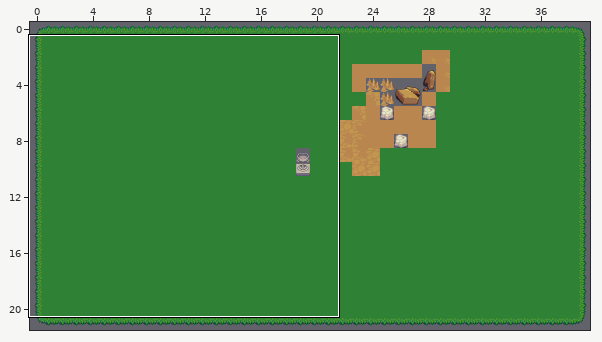
Tiled map -- core/assets/maps/Test.tmx. Above, an overview of the earlier version with the close-up marked.
Close-up. First the earlier version:
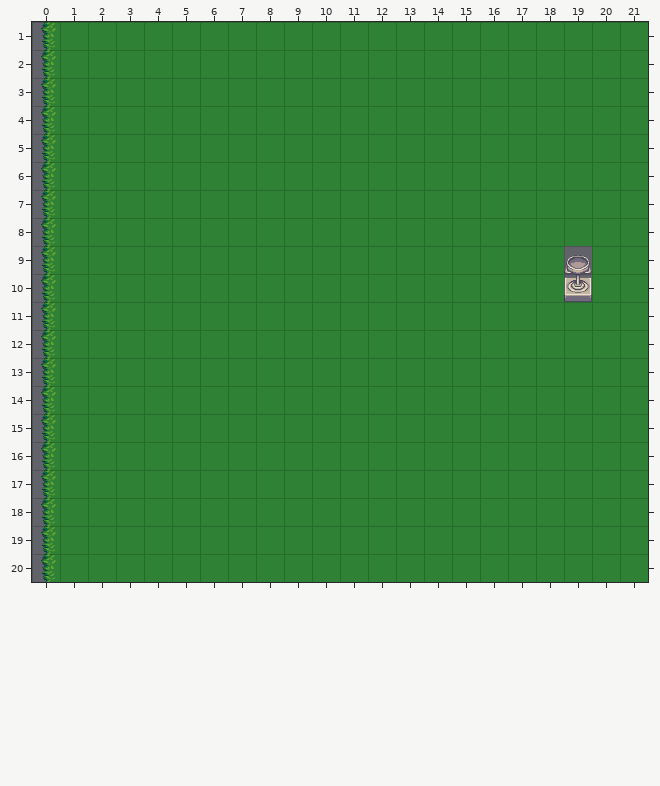
Cells are 32x32 px. Shown: x 0..21, y 1..20. The commit also changed other parts of the map, which this record leaves out.
The same view after the edit:
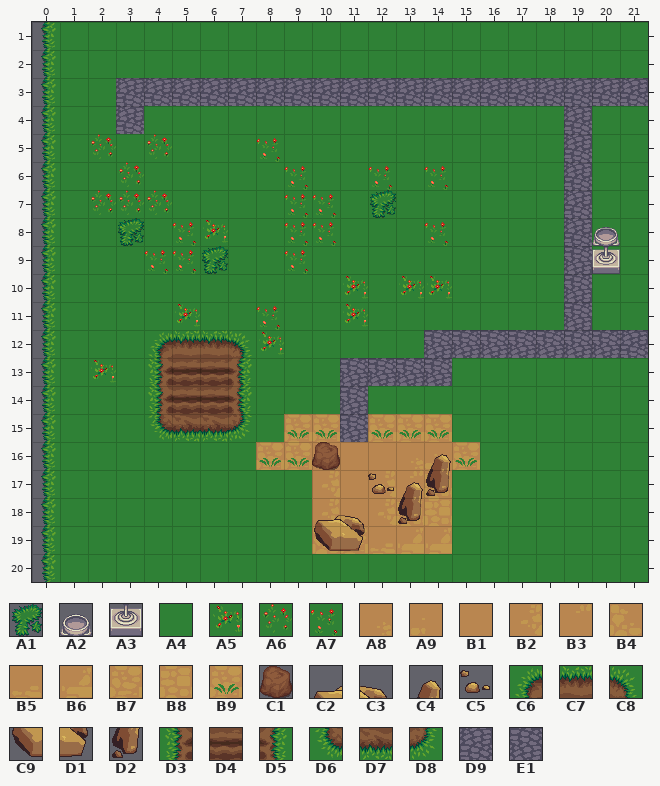
Key: from "main": A1 192, A2 195, A3 227, A4 289, A5 355, A6 356, A7 357, A8 507, A9 508, B1 537, B2 538, B3 539, B4 568, B5 569, B6 570, B7 600, B8 603, B9 604, C1 606, C2 634, C3 635, C4 636, C5 637, C6 643, C7 644, C8 645, C9 666, D1 667, D2 668, D3 675, D4 676, D5 677, D6 707, D7 708, D8 709, D9 733, E1 734.
__ is an empty cell, ## one hidden under a higher layer, .. an unchanged one.
Tiles of an added or newly shown layer are drawn over the layers below it.
The edit:
--- layer "Tile Layer 1"
@@ x 2..21 @@
- 3 .. A4 A4 A4 A4 A4 A4 A4 A4 A4 A4 A4 A4 A4 A4 A4 A4 A4 A4 A4
- 4 .. A4 .. .. .. .. .. .. .. .. .. .. .. .. .. .. .. A4 .. ..
- 5 A4 .. A4 .. .. .. A4 .. .. .. .. .. .. .. .. .. .. A4 .. ..
- 6 .. A4 .. .. .. .. .. A4 .. .. A4 .. A4 .. .. .. .. A4 .. ..
- 7 A4 A4 A4 .. .. .. .. A4 A4 .. .. .. .. .. .. .. .. A4 .. ..
- 8 .. .. .. A4 A4 .. .. A4 A4 .. .. .. A4 .. .. .. .. A4 .. ..
- 9 .. .. A4 A4 .. .. .. A4 .. .. .. .. .. .. .. .. .. A2 .. ..
-10 .. .. .. .. .. .. .. .. .. A4 .. A4 A4 .. .. .. .. A3 .. ..
-11 .. .. .. A4 .. .. A4 .. .. A4 .. .. .. .. .. .. .. .. .. ..
-12 .. .. A4 A4 A4 A4 A4 .. .. .. .. .. .. .. .. .. .. .. .. A4
-13 A4 .. A4 A4 A4 A4 .. .. .. .. .. .. .. .. .. .. .. .. .. ..
-14 .. .. A4 A4 A4 A4 .. .. .. .. .. .. .. .. .. .. .. .. .. ..
-15 .. .. A4 A4 A4 A4 .. A4 A4 .. A4 A4 A4 .. .. .. .. .. .. ..
-16 .. .. .. .. .. .. A4 A4 A4 A4 A4 A4 A4 A4 .. .. .. .. .. ..
-17 .. .. .. .. .. .. .. .. A4 A4 A4 A4 A4 .. .. .. .. .. .. ..
-18 .. .. .. .. .. .. .. .. A4 A4 A4 A4 A4 .. .. .. .. .. .. ..
-19 .. .. .. .. .. .. .. .. A4 A4 A4 A4 A4 .. .. .. .. .. .. ..
+ 3 .. D9 D9 D9 D9 D9 D9 D9 D9 D9 D9 D9 D9 D9 D9 D9 D9 D9 D9 D9
+ 4 .. D9 .. .. .. .. .. .. .. .. .. .. .. .. .. .. .. D9 .. ..
+ 5 A6 .. A6 .. .. .. A7 .. .. .. .. .. .. .. .. .. .. D9 .. ..
+ 6 .. A6 .. .. .. .. .. A7 .. .. A7 .. A7 .. .. .. .. D9 .. ..
+ 7 A6 A6 A6 .. .. .. .. A7 A7 .. .. .. .. .. .. .. .. D9 .. ..
+ 8 .. .. .. A7 A5 .. .. A7 A7 .. .. .. A7 .. .. .. .. D9 .. ..
+ 9 .. .. A7 A7 .. .. .. A7 .. .. .. .. .. .. .. .. .. ## .. ..
+10 .. .. .. .. .. .. .. .. .. A5 .. A5 A5 .. .. .. .. ## .. ..
+11 .. .. .. A5 .. .. A7 .. .. A5 .. .. .. .. .. .. .. .. .. ..
+12 .. .. C6 C7 C7 C8 A5 .. .. .. .. .. .. .. .. .. .. .. .. D9
+13 A5 .. D3 D4 D4 D5 .. .. .. .. .. .. .. .. .. .. .. .. .. ..
+14 .. .. D3 D4 D4 D5 .. .. .. .. .. .. .. .. .. .. .. .. .. ..
+15 .. .. D6 D7 D7 D8 .. B9 B9 .. B9 B9 B9 .. .. .. .. .. .. ..
+16 .. .. .. .. .. .. B9 B9 B1 B1 B1 A8 A9 B9 .. .. .. .. .. ..
+17 .. .. .. .. .. .. .. .. B2 B1 B2 B3 B8 .. .. .. .. .. .. ..
+18 .. .. .. .. .. .. .. .. B2 B1 B2 B8 B8 .. .. .. .. .. .. ..
+19 .. .. .. .. .. .. .. .. B4 B7 B5 B6 B6 .. .. .. .. .. .. ..
--- layer "Tile Layer 2" (added)
@@ x 3..20 @@
- 7 .. .. .. .. .. .. .. .. .. __ .. .. .. .. .. .. .. ..
- 8 __ .. .. .. .. .. .. .. .. .. .. .. .. .. .. .. .. __
- 9 .. .. .. __ .. .. .. .. .. .. .. .. .. .. .. .. __ __
-10 .. .. .. .. .. .. .. .. .. .. .. .. .. .. .. .. __ ..
-11 .. .. .. .. .. .. .. .. .. .. .. .. .. .. .. .. __ ..
-12 .. .. .. .. .. .. .. .. .. .. .. __ __ __ __ __ __ __
-13 .. .. .. .. .. .. .. .. __ __ __ __ .. .. .. .. .. ..
-14 .. .. .. .. .. .. .. .. __ .. .. .. .. .. .. .. .. ..
-15 .. .. .. .. .. .. .. .. __ .. .. .. .. .. .. .. .. ..
-16 .. .. .. .. .. .. .. __ .. .. .. __ .. .. .. .. .. ..
-17 .. .. .. .. .. .. .. .. .. __ __ __ .. .. .. .. .. ..
-18 .. .. .. .. .. .. .. __ __ .. __ .. .. .. .. .. .. ..
-19 .. .. .. .. .. .. .. __ __ .. .. .. .. .. .. .. .. ..
+ 7 .. .. .. .. .. .. .. .. .. A1 .. .. .. .. .. .. .. ..
+ 8 A1 .. .. .. .. .. .. .. .. .. .. .. .. .. .. .. .. A2
+ 9 .. .. .. A1 .. .. .. .. .. .. .. .. .. .. .. .. E1 A3
+10 .. .. .. .. .. .. .. .. .. .. .. .. .. .. .. .. E1 ..
+11 .. .. .. .. .. .. .. .. .. .. .. .. .. .. .. .. E1 ..
+12 .. .. .. .. .. .. .. .. .. .. .. E1 E1 E1 E1 E1 E1 E1
+13 .. .. .. .. .. .. .. .. E1 E1 E1 E1 .. .. .. .. .. ..
+14 .. .. .. .. .. .. .. .. E1 .. .. .. .. .. .. .. .. ..
+15 .. .. .. .. .. .. .. .. E1 .. .. .. .. .. .. .. .. ..
+16 .. .. .. .. .. .. .. C1 .. .. .. C4 .. .. .. .. .. ..
+17 .. .. .. .. .. .. .. .. .. C5 C4 D2 .. .. .. .. .. ..
+18 .. .. .. .. .. .. .. C2 C3 .. D2 .. .. .. .. .. .. ..
+19 .. .. .. .. .. .. .. C9 D1 .. .. .. .. .. .. .. .. ..
